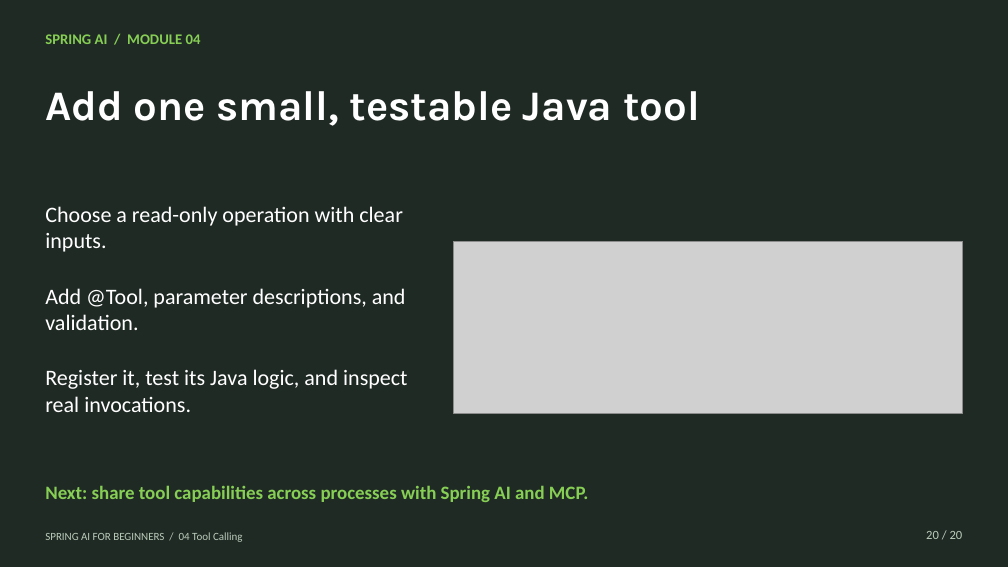
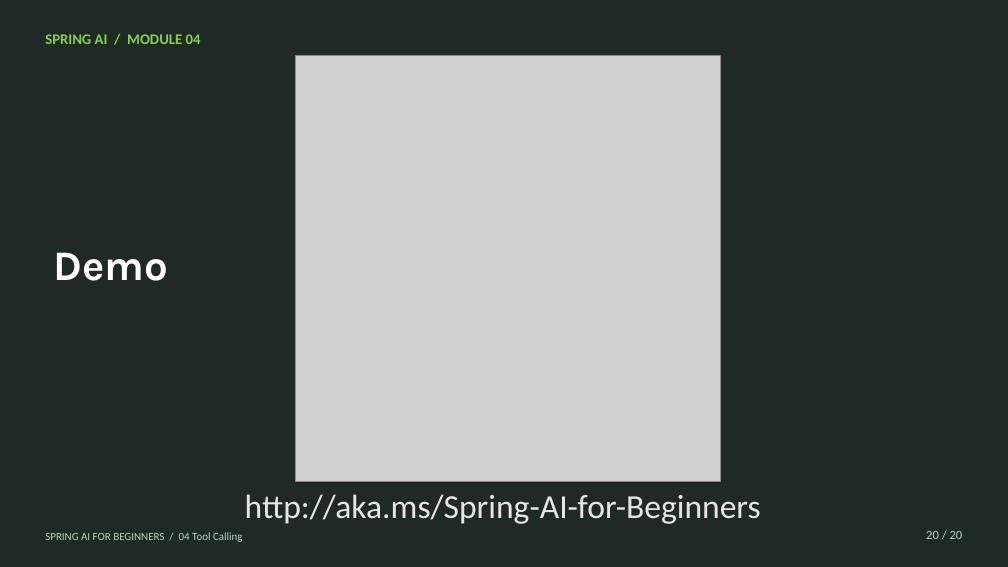
Before and after one commit to microsoft/Spring-AI-for-Beginners, a slide deck: slide 20 of presentations/04-tool-calling-with-spring-ai.pptx. Drawn at 1008x567 pixels with LibreOffice and Linux fonts; fonts in the diff are those of the drawing; grey boxes stand for pictures. Boxes give left, top, right and bottom in pixels: in the first picture for what was removed or moved away, otherwise in the second. Text is boxed around its words. In the diff, an @@ line names an element or a change of style, - is before the commit and + after.

Commit message:
feat: update presentation files for Spring AI topics

```diff
--- a/presentations/04-tool-calling-with-spring-ai.pptx
+++ b/presentations/04-tool-calling-with-spring-ai.pptx
@@ picture added at <box>296,56,721,481</box> @@
@@ text removed at <box>45,91,700,126</box> @@
-Add one small, testable Java tool
@@ text removed at <box>45,206,403,252</box> @@
-Choose a read-only operation with clear inputs.
@@ text added at <box>53,252,168,281</box>, 40 pt, text #FFFFFF, bold @@
+Demo
@@ picture removed at <box>454,241,963,414</box> @@
@@ text removed at <box>45,288,406,330</box> @@
-Add @Tool, parameter descriptions, and validation.
@@ text removed at <box>45,369,407,412</box> @@
-Register it, test its Java logic, and inspect real invocations.
@@ text removed at <box>45,485,589,502</box> @@
-Next: share tool capabilities across processes with Spring AI and MCP.
@@ text added at <box>245,494,761,524</box>, 32 pt, text #E7E6E6 @@
+http://aka.ms/Spring-AI-for-Beginners
```
Also in this commit, not shown: 18 other slides changed, 5 other files.
